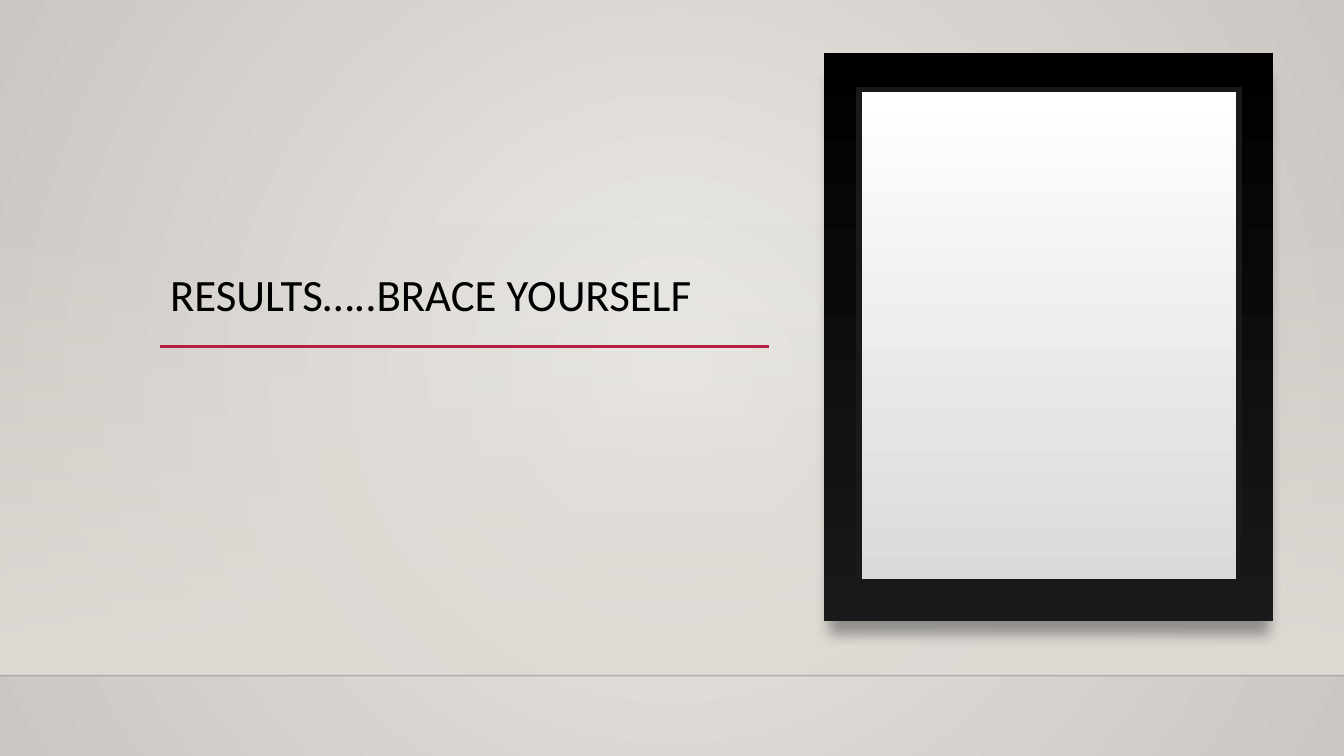
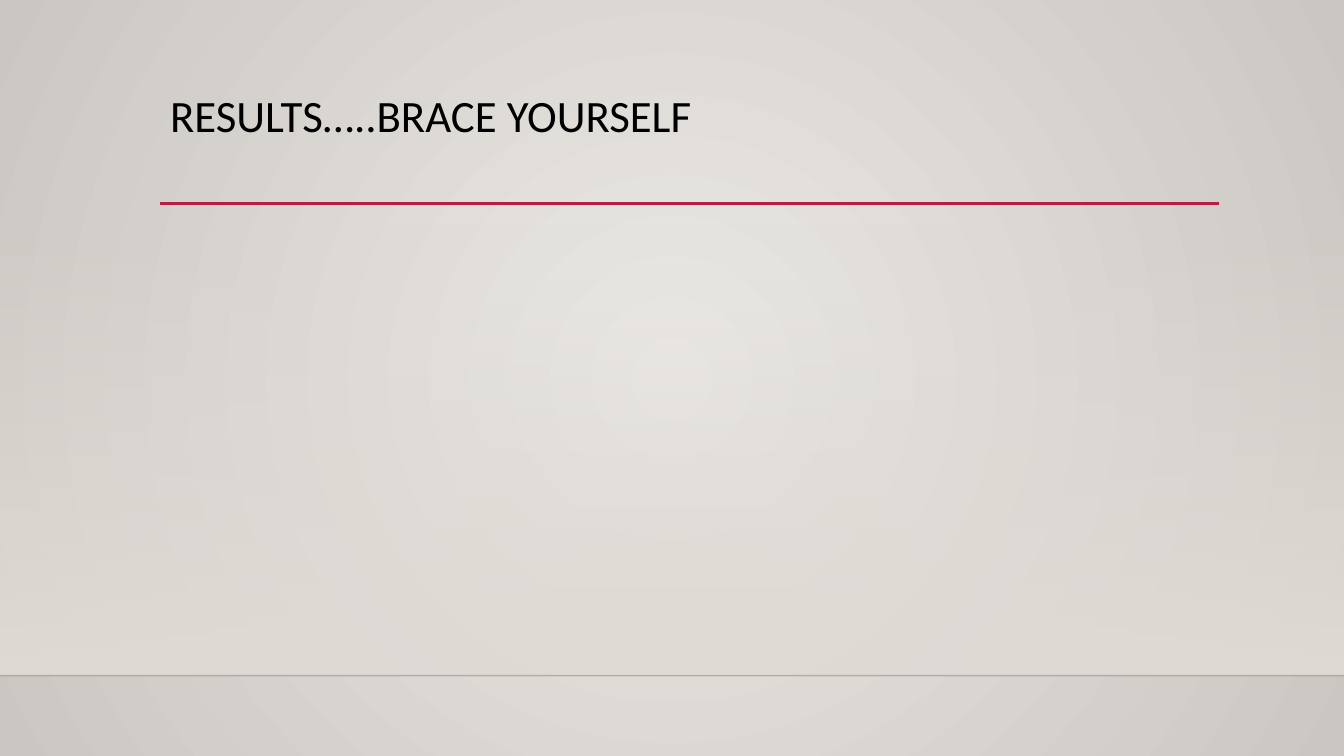
Before and after one commit to davidmorrison1981/week4_project, a slide deck: slide 7 of documentation/Week4_project.pptx. Drawn at 1344x756 pixels with LibreOffice and Linux fonts; fonts in the diff are those of the drawing; background and template pictures are left out. Boxes give left, top, right and bottom in pixels: in the first picture for what was removed or moved away, otherwise in the second. Text is boxed around its words. In the diff, an @@ line names an element or a change of style, - is before the commit and + after.

```diff
--- a/documentation/Week4_project.pptx
+++ b/documentation/Week4_project.pptx
@@ rectangle removed at box(825, 53, 1274, 621) @@
@@ title "RESULTS…..BRACE YOURSELF": place and size @@
-title "RESULTS…..BRACE YOURSELF" at box(170, 282, 691, 312)
+title "RESULTS…..BRACE YOURSELF" at box(170, 103, 691, 133)
@@ title "RESULTS…..BRACE YOURSELF" at box(170, 103, 691, 133): vertical alignment bottom to top @@
@@ rectangle removed at box(859, 90, 1239, 582) @@
@@ line added from (160, 204) to (1220, 204), #B71E42 2.5 pt @@
@@ line removed from (159, 347) to (769, 347) @@
```
Also in this commit, not shown: 3 other slides changed, 1 slide added, 1 slide removed, 7 other files.
